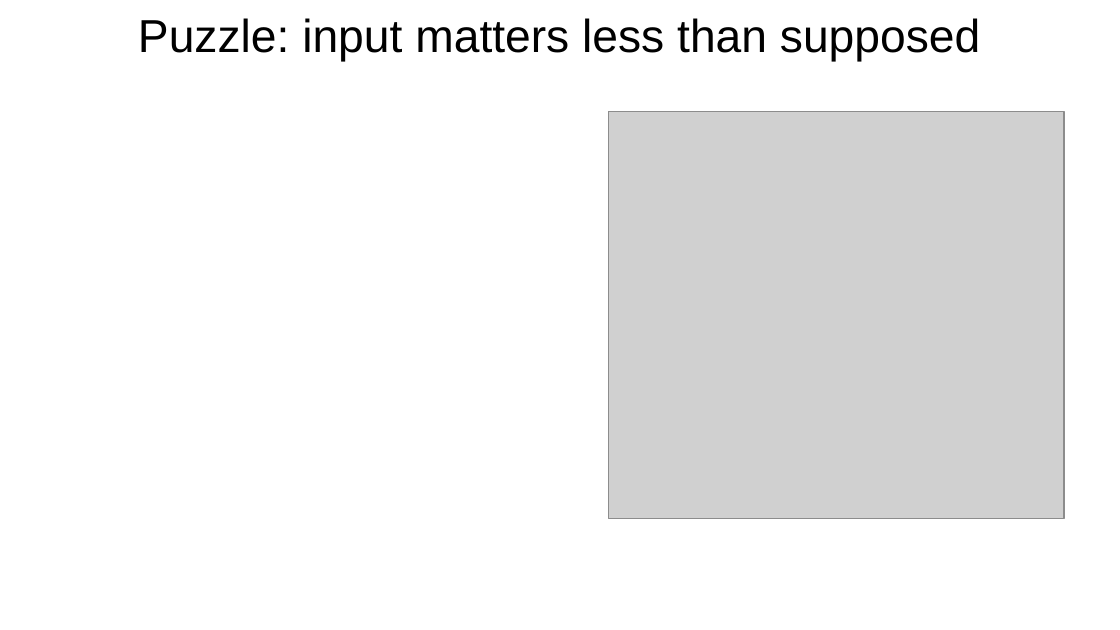
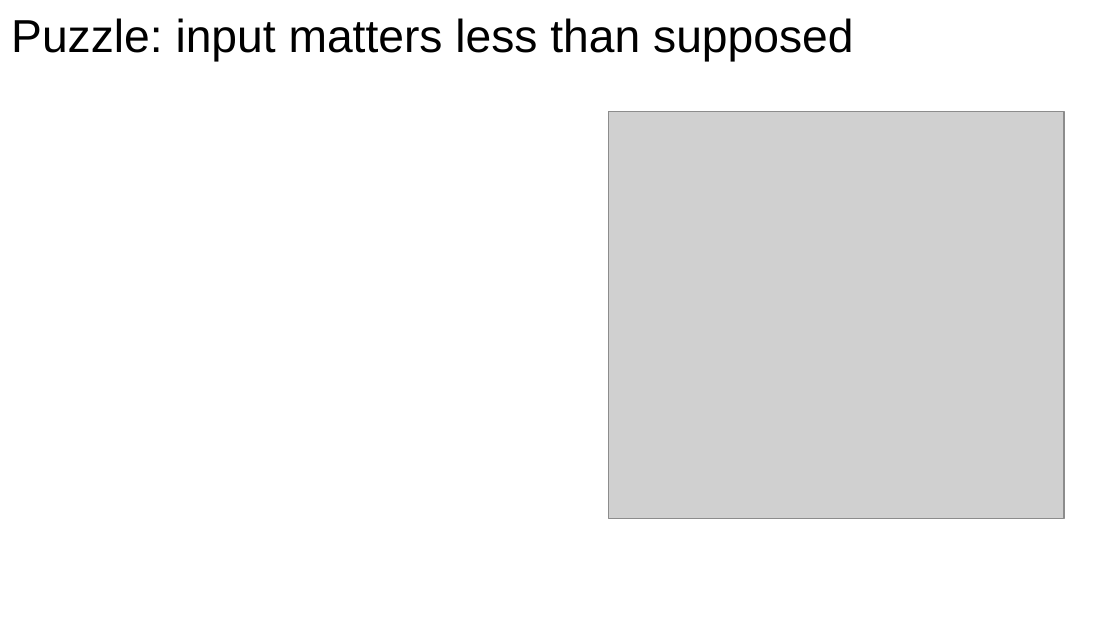
Before and after one commit to langcog/standard-model-2, a slide deck: slide 9 of outputs/slides/standard_model_pptx.pptx (slide 7 before the commit). Drawn at 1120x630 pixels with LibreOffice and Linux fonts; fonts in the diff are those of the drawing; grey boxes stand for pictures. Boxes give left, top, right and bottom in pixels: in the first picture for what was removed or moved away, otherwise in the second. Text is boxed around its words. In the diff, an @@ line names an element or a change of style, - is before the commit and + after.

```diff
--- a/outputs/slides/standard_model_pptx.pptx
+++ b/outputs/slides/standard_model_pptx.pptx
@@ title "Puzzle: input matters less than ..." at (x1=11, y1=18, x2=853, y2=61): alignment centre to left @@
```
Also in this commit, not shown: 29 other slides changed, 24 slides added, 11 slides removed, 3 other files.
